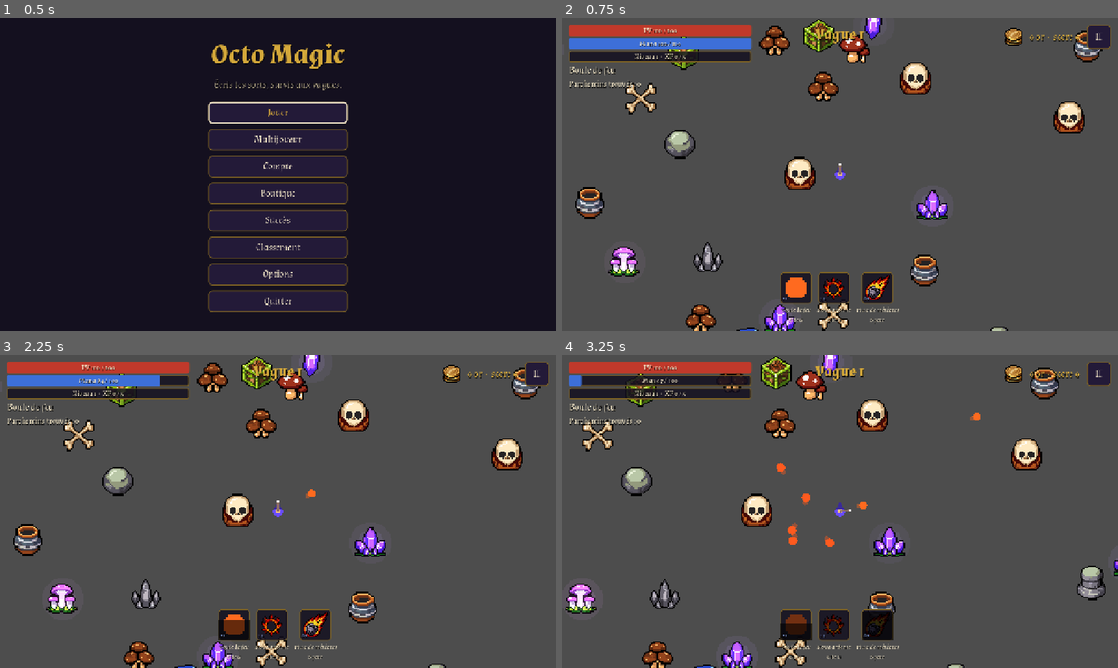
Above: before the commit, frames 1-4 (two rows, left to right).
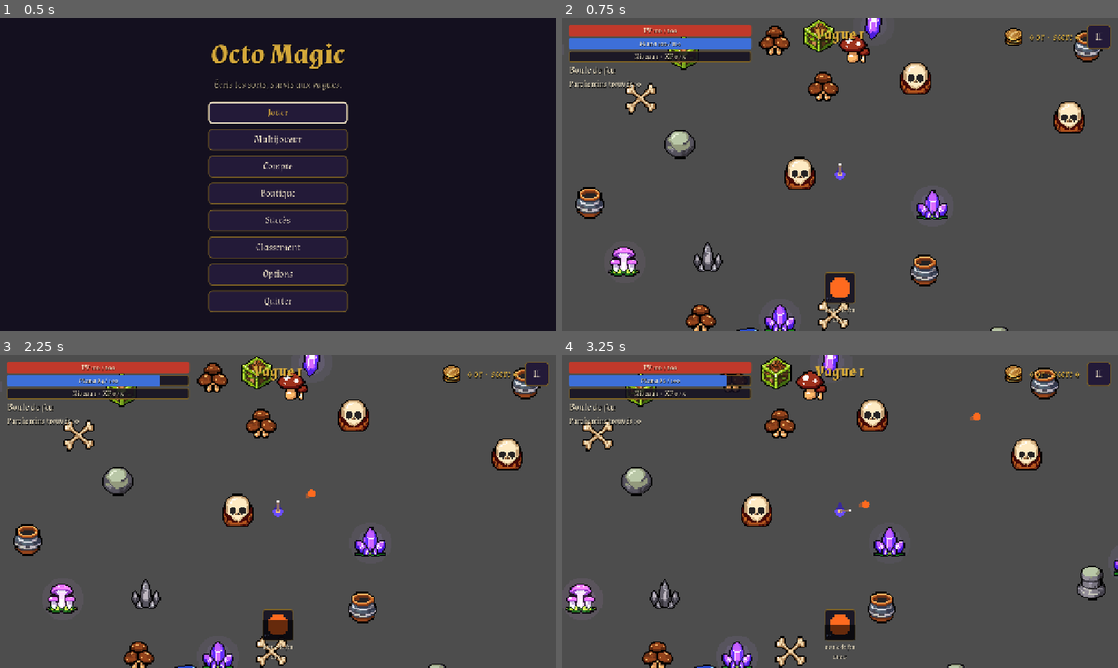
Above: after the commit, the same moments.

Repository: LeandreBl/octo-magic
Game: Godot game, scene res://game/main.tscn
Two runs of this game, one before a commit and one after it. Both use one fixed random seed, a clock stepped at 60 frames per second and the inputs below.
Inputs (mouse positions are in pixels of both pictures, inside the frame that each line leads up to):
- Up to frame 1 (0.5 s): no input
- Up to frame 2 (0.75 s): click "Jouer" at 0.5 s
- Up to frame 3 (2.25 s): click "II" at 1.25 s; click "Reprendre" at 2 s
- Up to frame 4 (3.25 s): tap Enter at 2.75 s; move the mouse to (962, 495) at 2.77 s; hold D (move_right) from 2.78 s (still down); hold Space (cast_ultimate, bound only before the commit) from 2.78 s (still down); click (962, 495) at 2.92 s

Frame 1 is identical in both runs. In frame 2, 1.8% of the frame differs, in the area x 39-61%, y 81-98%; in frame 3, 1.8%; in frame 4, 3.0%, in the area x 3-61%, y 6-98%.

Commit message:
One spell only, on left click: no secondary or ultimate (task #94 on the current code)
Co-Authored-By: Claude Opus 5.5 <noreply@anthropic.com>

Diff:
--- a/game/player.gd
+++ b/game/player.gd
@@ -1,8 +1,8 @@
 extends Node2D
 ## The mage. Twin-stick: keyboard/mouse, gamepad, or touch (left half of the
 ## screen moves, right half aims and fires the main spell).
-## Spells: primary = left click / right stick / touch aim, secondary = right
-## click / RB, ultimate = space / LB. `held` lets a touch UI fire any slot.
+## One spell: left click / right stick / touch aim. `held` lets a touch UI
+## fire it.
 ## Coop (see main.gd): the owner peer steers its mage (position, aim, firing
 ## are synced from it); the host owns the rest (hp, mana, loadout) and casts.
 
@@ -175,8 +175,6 @@
 
 	firing = {
 		"primary": fire or held.get("primary", false),
-		"secondary": Input.is_mouse_button_pressed(MOUSE_BUTTON_RIGHT) or Input.is_joy_button_pressed(0, JOY_BUTTON_RIGHT_SHOULDER) or held.get("secondary", false),
-		"ultimate": Input.is_action_pressed("cast_ultimate") or held.get("ultimate", false),
 	}
 
 
--- a/game/spells.json
+++ b/game/spells.json
@@ -329,421 +329,5 @@
     "on_tick": []
    }
   }
- },
- {
-  "id": "fire_nova",
-  "slot": "secondary",
-  "unlock": "",
-  "name": "Nova ardente",
-  "description": "Une couronne de flammes jaillit autour du mage.",
-  "element": "fire",
-  "color": "#ff9a3c",
-  "cooldown": 2.0,
-  "emit": {
-   "pattern": "radial",
-   "count": 8,
-   "spread": 0,
-   "burst_delay": 0,
-   "body": {
-    "shape": "bolt",
-    "speed": 350,
-    "size": 6,
-    "lifetime": 0.5,
-    "pierce": 0,
-    "bounce": 0,
-    "motion": [],
-    "on_hit": [
-     {
-      "type": "damage",
-      "amount": 6,
-      "radius": 0
-     }
-    ],
-    "on_expire": [],
-    "tick_interval": 0.5,
-    "on_tick": []
-   }
-  }
- },
- {
-  "id": "frost_ring",
-  "slot": "secondary",
-  "unlock": "veteran",
-  "name": "Anneau de givre",
-  "description": "Gèle tout ce qui entoure le mage.",
-  "element": "ice",
-  "color": "#b8f0ff",
-  "cooldown": 3.0,
-  "emit": {
-   "pattern": "aim",
-   "count": 1,
-   "spread": 0,
-   "burst_delay": 0,
-   "body": {
-    "shape": "zone",
-    "speed": 0,
-    "size": 110,
-    "lifetime": 0.3,
-    "on_expire": [
-     {
-      "type": "damage",
-      "amount": 12,
-      "radius": 100
-     },
-     {
-      "type": "status",
-      "status": "freeze",
-      "power": 1,
-      "duration": 1.5,
-      "radius": 100
-     }
-    ]
-   }
-  }
- },
- {
-  "id": "toxic_cloud",
-  "slot": "secondary",
-  "unlock": "slayer",
-  "name": "Nuage toxique",
-  "description": "Une fiole qui libère un nuage empoisonné.",
-  "element": "poison",
-  "color": "#9cff57",
-  "cooldown": 2.5,
-  "emit": {
-   "pattern": "aim",
-   "count": 1,
-   "spread": 0,
-   "burst_delay": 0,
-   "body": {
-    "shape": "bolt",
-    "speed": 320,
-    "size": 6,
-    "lifetime": 0.5,
-    "pierce": 0,
-    "bounce": 0,
-    "motion": [],
-    "on_hit": [],
-    "on_expire": [
-     {
-      "type": "cast",
-      "emit": {
-       "pattern": "aim",
-       "count": 1,
-       "spread": 0,
-       "burst_delay": 0,
-       "body": {
-        "shape": "zone",
-        "speed": 0,
-        "size": 70,
-        "lifetime": 4,
-        "tick_interval": 0.5,
-        "on_tick": [
-         {
-          "type": "damage",
-          "amount": 3,
-          "radius": 0
-         },
-         {
-          "type": "status",
-          "status": "poison",
-          "power": 3,
-          "duration": 1,
-          "radius": 0
-         }
-        ]
-       }
-      }
-     }
-    ],
-    "tick_interval": 0.5,
-    "on_tick": []
-   }
-  }
- },
- {
-  "id": "thunder_chain",
-  "slot": "secondary",
-  "unlock": "wave20",
-  "name": "Chaîne d'orage",
-  "description": "Un éclair qui étourdit en rebondissant.",
-  "element": "lightning",
-  "color": "#ffe95c",
-  "cooldown": 2.0,
-  "emit": {
-   "pattern": "aim",
-   "count": 1,
-   "spread": 0,
-   "burst_delay": 0,
-   "body": {
-    "shape": "bolt",
-    "speed": 1000,
-    "size": 5,
-    "lifetime": 1.2,
-    "pierce": 0,
-    "bounce": 5,
-    "motion": [],
-    "on_hit": [
-     {
-      "type": "damage",
-      "amount": 10,
-      "radius": 0
-     },
-     {
-      "type": "status",
-      "status": "stun",
-      "power": 1,
-      "duration": 0.4,
-      "radius": 0
-     }
-    ],
-    "on_expire": [],
-    "tick_interval": 0.5,
-    "on_tick": []
-   }
-  }
- },
- {
-  "id": "arcane_orbit",
-  "slot": "secondary",
-  "unlock": "rich",
-  "name": "Orbes gardiens",
-  "description": "Deux orbes tournent autour du mage.",
-  "element": "arcane",
-  "color": "#d29bff",
-  "cooldown": 4.0,
-  "emit": {
-   "pattern": "radial",
-   "count": 2,
-   "spread": 0,
-   "burst_delay": 0,
-   "body": {
-    "shape": "bolt",
-    "speed": 90,
-    "size": 9,
-    "lifetime": 4,
-    "pierce": 20,
-    "bounce": 0,
-    "motion": [
-     {
-      "type": "orbit",
-      "strength": 1.5
-     }
-    ],
-    "on_hit": [
-     {
-      "type": "damage",
-      "amount": 5,
-      "radius": 0
-     }
-    ],
-    "on_expire": [],
-    "tick_interval": 0.5,
-    "on_tick": []
-   }
-  }
- },
- {
-  "id": "meteor_rain",
-  "slot": "ultimate",
-  "unlock": "",
-  "name": "Pluie de météores",
-  "description": "Des météores s'écrasent autour du mage.",
-  "element": "fire",
-  "color": "#ff5a1f",
-  "cooldown": 5.0,
-  "emit": {
-   "pattern": "random",
-   "count": 5,
-   "spread": 360,
-   "burst_delay": 0.08,
-   "body": {
-    "shape": "bolt",
-    "speed": 260,
-    "size": 10,
-    "lifetime": 0.7,
-    "pierce": 0,
-    "bounce": 0,
-    "motion": [],
-    "on_hit": [],
-    "on_expire": [
-     {
-      "type": "damage",
-      "amount": 15,
-      "radius": 50
-     },
-     {
-      "type": "status",
-      "status": "burn",
-      "power": 3,
-      "duration": 2,
-      "radius": 50
-     }
-    ],
-    "tick_interval": 0.5,
-    "on_tick": []
-   }
-  }
- },
- {
-  "id": "blizzard",
-  "slot": "ultimate",
-  "unlock": "boss3",
-  "name": "Blizzard",
-  "description": "Une tempête de glace gèle la zone.",
-  "element": "ice",
-  "color": "#d6f6ff",
-  "cooldown": 5.0,
-  "emit": {
-   "pattern": "aim",
-   "count": 1,
-   "spread": 0,
-   "burst_delay": 0,
-   "body": {
-    "shape": "zone",
-    "speed": 0,
-    "size": 170,
-    "lifetime": 3,
-    "tick_interval": 0.5,
-    "on_tick": [
-     {
-      "type": "damage",
-      "amount": 8,
-      "radius": 0
-     },
-     {
-      "type": "status",
-      "status": "slow",
-      "power": 3,
-      "duration": 1,
-      "radius": 0
-     }
-    ]
-   }
-  }
- },
- {
-  "id": "storm",
-  "slot": "ultimate",
-  "unlock": "level20",
-  "name": "Tempête",
-  "description": "Huit éclairs rebondissent dans toutes les directions.",
-  "element": "lightning",
-  "color": "#fff9a8",
-  "cooldown": 5.0,
-  "emit": {
-   "pattern": "radial",
-   "count": 8,
-   "spread": 0,
-   "burst_delay": 0,
-   "body": {
-    "shape": "bolt",
-    "speed": 700,
-    "size": 5,
-    "lifetime": 1.2,
-    "pierce": 0,
-    "bounce": 2,
-    "motion": [],
-    "on_hit": [
-     {
-      "type": "damage",
-      "amount": 8,
-      "radius": 0
-     }
-    ],
-    "on_expire": [],
-    "tick_interval": 0.5,
-    "on_tick": []
-   }
-  }
- },
- {
-  "id": "plague",
-  "slot": "ultimate",
-  "unlock": "scribe",
-  "name": "Peste",
-  "description": "Seize dards empoisonnés en couronne.",
-  "element": "poison",
-  "color": "#6bff3a",
-  "cooldown": 5.0,
-  "emit": {
-   "pattern": "radial",
-   "count": 16,
-   "spread": 0,
-   "burst_delay": 0,
-   "body": {
-    "shape": "bolt",
-    "speed": 450,
-    "size": 4,
-    "lifetime": 1.2,
-    "pierce": 3,
-    "bounce": 0,
-    "motion": [],
-    "on_hit": [
-     {
-      "type": "damage",
-      "amount": 3,
-      "radius": 0
-     },
-     {
-      "type": "status",
-      "status": "poison",
-      "power": 4,
-      "duration": 3,
-      "radius": 0
-     }
-    ],
-    "on_expire": [],
-    "tick_interval": 0.5,
-    "on_tick": []
-   }
-  }
- },
- {
-  "id": "black_hole",
-  "slot": "ultimate",
-  "unlock": "boss10",
-  "name": "Trou noir",
-  "description": "Une singularité attire puis broie les ennemis.",
-  "element": "arcane",
-  "color": "#9a4dff",
-  "cooldown": 5.0,
-  "emit": {
-   "pattern": "aim",
-   "count": 1,
-   "spread": 0,
-   "burst_delay": 0,
-   "body": {
-    "shape": "bolt",
-    "speed": 90,
-    "size": 14,
-    "lifetime": 2.5,
-    "pierce": 20,
-    "bounce": 0,
-    "motion": [],
-    "on_hit": [
-     {
-      "type": "damage",
-      "amount": 2,
-      "radius": 0
-     }
-    ],
-    "on_expire": [
-     {
-      "type": "damage",
-      "amount": 40,
-      "radius": 90
-     }
-    ],
-    "tick_interval": 0.2,
-    "on_tick": [
-     {
-      "type": "knockback",
-      "force": -250,
-      "radius": 160
-     }
-    ]
-   }
-  }
  }
 ]
--- a/game/upgrades.gd
+++ b/game/upgrades.gd
@@ -3,8 +3,8 @@
 ## clamps it again; "mana" is the only one kept outside the spell (the cost is
 ## derived from the spell's power, see Run.mana_cost).
 
-const SLOTS := ["primary", "secondary", "ultimate"]
-const SLOT_NAMES := {"primary": "Sort principal", "secondary": "Sort secondaire", "ultimate": "Ultime"}
+const SLOTS := ["primary"]  # one spell: no secondary or ultimate (task #94)
+const SLOT_NAMES := {"primary": "Sort"}
 const LIST := {
 	"damage": {"name": "Puissance", "desc": "+25 % de dégâts"},
 	"cooldown": {"name": "Cadence", "desc": "-15 % de temps de recharge"},
--- a/project.godot
+++ b/project.godot
@@ -38,10 +38,6 @@
 "deadzone": 0.2,
 "events": [Object(InputEventKey,"physical_keycode":68), Object(InputEventKey,"physical_keycode":4194321), Object(InputEventJoypadMotion,"axis":0,"axis_value":1.0)]
 }
-cast_ultimate={
-"deadzone": 0.2,
-"events": [Object(InputEventKey,"physical_keycode":32), Object(InputEventJoypadButton,"button_index":9)]
-}
 pause={
 "deadzone": 0.2,
 "events": [Object(InputEventKey,"physical_keycode":4194305), Object(InputEventJoypadButton,"button_index":6)]
--- a/tests/test_game.gd
+++ b/tests/test_game.gd
@@ -48,7 +48,7 @@
 		"on_hit": [{"type": "damage", "amount": 10}]}}}]}}})
 	check(Upgrades.scale_damage(boom, 2.0).emit.body.on_expire[0].emit.body.on_hit[0].amount == 20.0, "nested damage scaled")
 	var rng := RandomNumberGenerator.new()
-	var offers := Upgrades.offers({"primary": s, "secondary": s}, {}, rng)
+	var offers := Upgrades.offers({"primary": s}, {}, rng)
 	check(offers.size() == 3 and offers[0] != offers[1] and offers[1] != offers[2], "3 distinct offers")
 
 
@@ -56,7 +56,7 @@
 	var run := RunState.new()
 	var p := ProfileState.new()
 	run.start(p.equipped_spells(), {"damage": 0.5, "xp": 0.0})
-	check(run.spells.size() == 3, "three spell slots")
+	check(run.spells.keys() == ["primary"], "one spell, no secondary or ultimate")
 	check(is_equal_approx(_damage(run.spells.primary), _damage(p.equipped_spells().primary) * 1.5), "damage bonus applied")
 	var got := []
 	run.leveled_up.connect(func(o): got.append(o))
--- a/ui/hud.gd
+++ b/ui/hud.gd
@@ -5,7 +5,6 @@
 signal paused
 
 const UITheme := preload("res://ui/theme.gd")
-const KEYS := {"primary": "Clic G", "secondary": "Clic D"}
 
 var main: Node
 var _hp: ProgressBar
@@ -156,7 +155,7 @@
 		if not is_same(sp, ui[2]):
 			ui[2] = sp
 			ui[0].texture = _icon(sp)
-			ui[4].text = "%s\n%s" % [sp.name, KEYS.get(slot, Settings.key_name("cast_ultimate"))]
+			ui[4].text = "%s\n%s" % [sp.name, "Clic G"]
 		ui[3].text = str(cost)
 		ui[1].offset_top = -ui[1].get_parent().size.y * clampf(p.cooldowns.get(slot, 0.0) / sp.cooldown, 0.0, 1.0)
 		ui[0].modulate = Color.WHITE if p.mana >= cost else Color(0.45, 0.45, 0.6)
--- a/ui/options.gd
+++ b/ui/options.gd
@@ -5,9 +5,9 @@
 signal closed
 signal scale_changed
 
-const SCHEME := "Souris : viser · clic gauche : sort principal · clic droit : sort secondaire\n" \
-	+ "Manette : stick gauche bouger, stick droit viser et lancer, RB secondaire, LB ultime, Start pause\n" \
-	+ "Tactile : moitié gauche bouger, moitié droite viser et lancer, toucher un sort pour le lancer"
+const SCHEME := "Souris : viser · clic gauche : lancer le sort\n" \
+	+ "Manette : stick gauche bouger, stick droit viser et lancer, Start pause\n" \
+	+ "Tactile : moitié gauche bouger, moitié droite viser et lancer"
 
 var _waiting := ""  # action waiting for its new key
 var _keys := {}  # action -> Button
--- a/ui/settings.gd
+++ b/ui/settings.gd
@@ -5,7 +5,7 @@
 const PATH := "user://settings.cfg"
 const BUSES := ["Master", "Music", "SFX"]
 const REBINDABLE := {"move_up": "Haut", "move_down": "Bas", "move_left": "Gauche",
-	"move_right": "Droite", "cast_ultimate": "Ultime", "pause": "Pause"}
+	"move_right": "Droite", "pause": "Pause"}
 const UI_SCALES := [0.75, 1.0, 1.25, 1.5]
 
 static var cfg := ConfigFile.new()
Not shown, changed: docs/design.md
